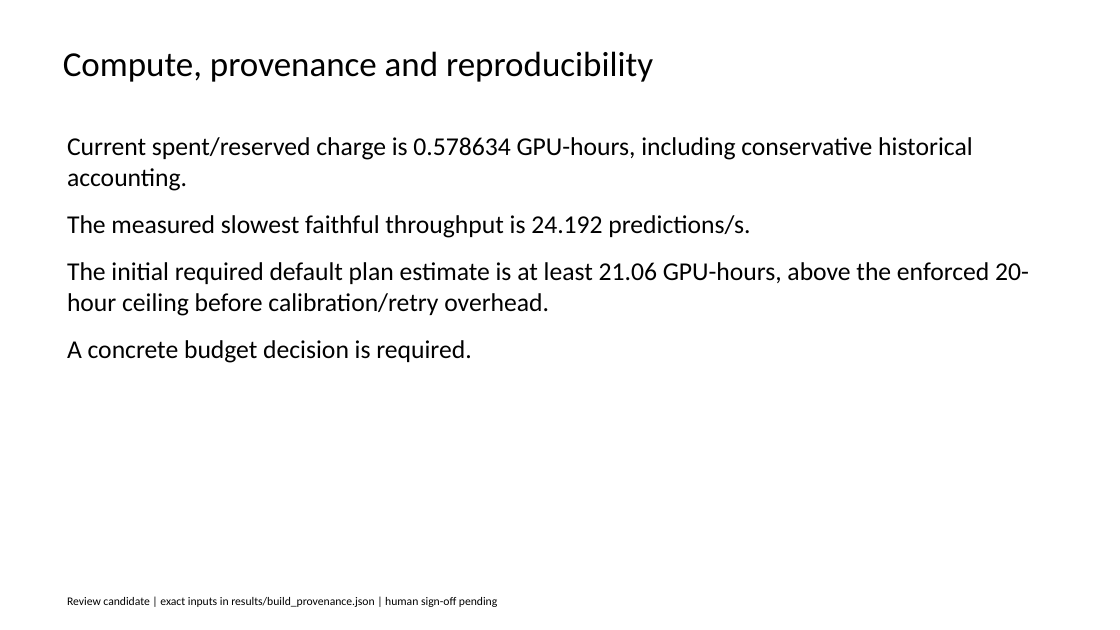
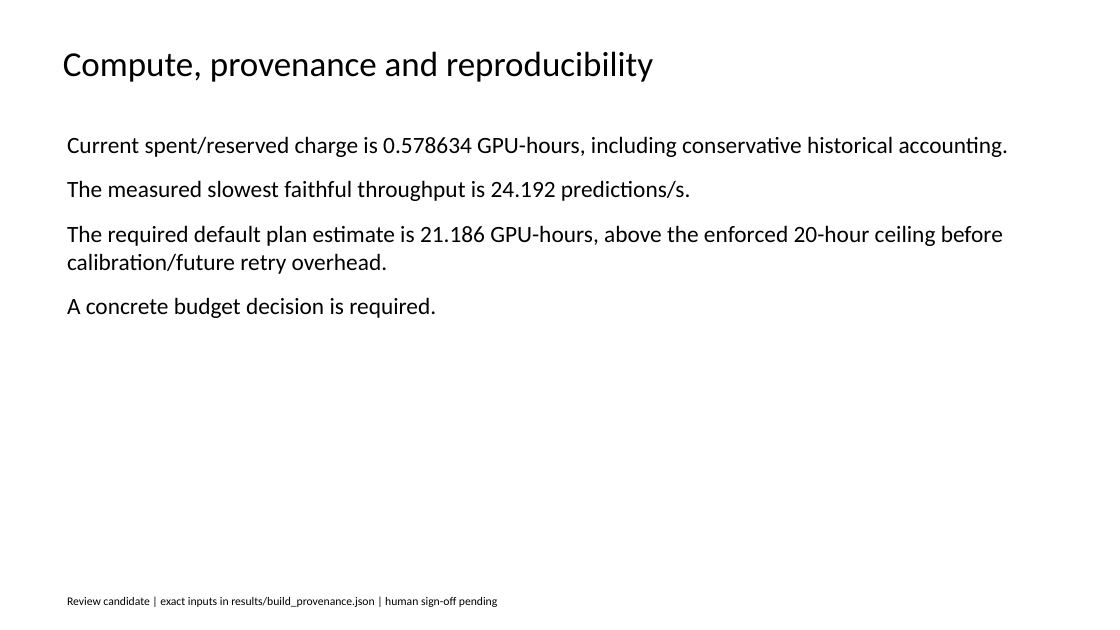
Before and after one commit to crycryout/CISC8006Project, a slide deck: slide 10 of presentation/defense_draft.pptx. Drawn at 1120x630 pixels with LibreOffice and Linux fonts; fonts in the diff are those of the drawing. Boxes give left, top, right and bottom in pixels: in the first picture for what was removed or moved away, otherwise in the second. Text is boxed around its words. In the diff, an @@ line names an element or a change of style, - is before the commit and + after.

```diff
--- a/presentation/defense_draft.pptx
+++ b/presentation/defense_draft.pptx
@@ text at [67, 136, 1009, 318]: size 22 to 20 pt in "Current spent/reserved charge is 0.578634 GPU-hours, includi ...", "The measured slowest faithful throughput is 24.192 ...", "A concrete budget decision is required." @@
@@ text at [67, 225, 1003, 274]: text changed; size 22 to 20 pt @@
-The initial required default plan estimate is at least 21.06 GPU-hours, above the enforced 20-hour ceiling before calibration/retry overhead.
+The required default plan estimate is 21.186 GPU-hours, above the enforced 20-hour ceiling before calibration/future retry overhead.
```
Also in this commit, not shown: 1 other slide changed, 53 other files.
